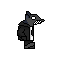
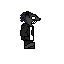
Layered file, before and after one edit (w=64, h=64). Changes by layer:
painted on "Paint Layer 1" (1st of 2) over [17, 12, 45, 41]
painted on "Paint Layer 3" (1st of 2) over [17, 12, 45, 41]
painted on "Paint Layer 2" (1st of 2) over [17, 12, 45, 41]
added group "Group 4" with 3 layers above "Background" over [17, 12, 45, 41]
added layer "Paint Layer 1" (2nd of 2, in "Group 4") in group "Group 4" over [17, 12, 45, 41]
added layer "Paint Layer 3" (2nd of 2, in "Group 4") in group "Group 4" over [17, 12, 45, 41]
added layer "Paint Layer 2" (2nd of 2, in "Group 4") in group "Group 4" over [17, 12, 45, 41]
